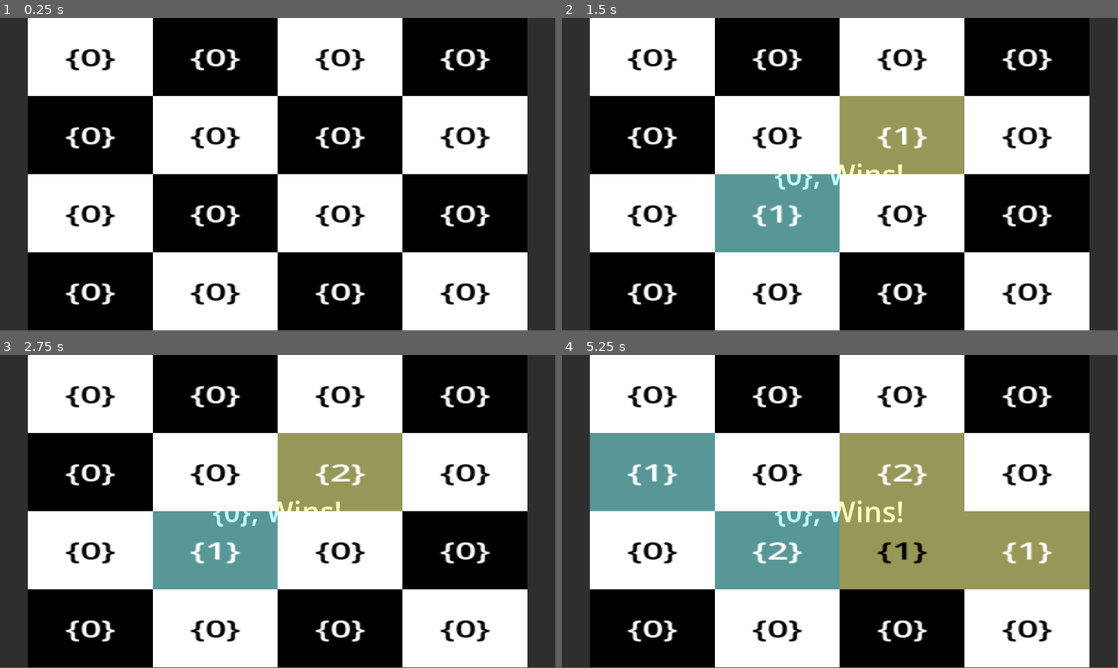
Above: before the commit, frames 1-4 (two rows, left to right).
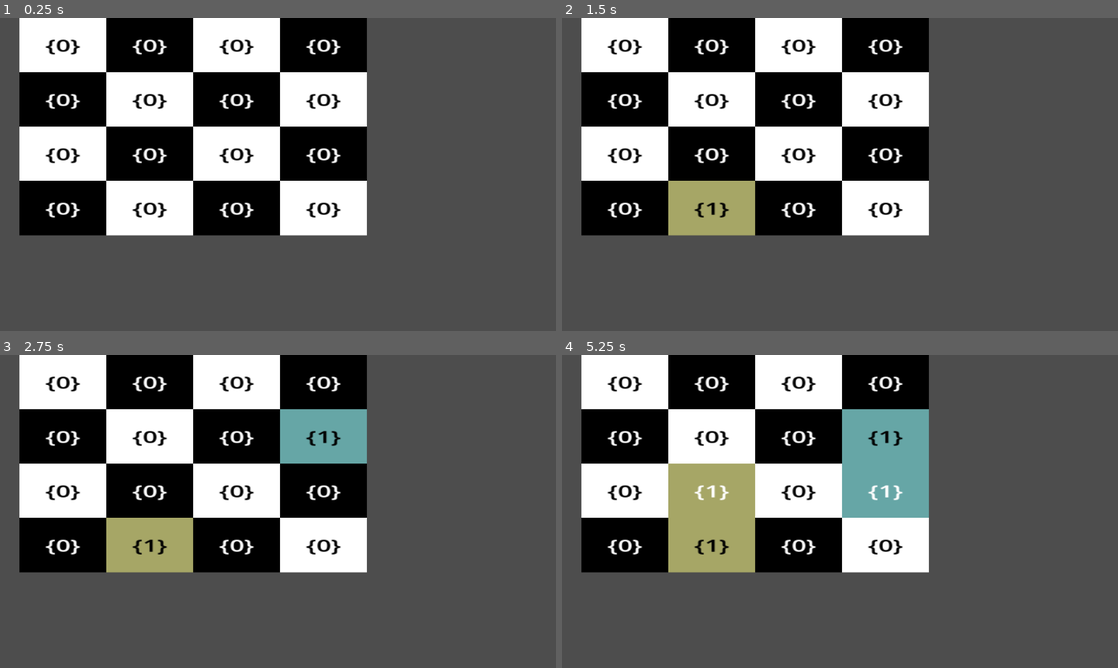
Above: after the commit, the same moments.

Repository: justAbhi77/Chain_Reaction
Game: Godot game, scene res://Scenes/root.tscn
Same seed, same stepped clock (60 frames per second), same inputs: the game is played once before the commit and once after it.
Inputs (mouse positions are in pixels of both pictures, inside the frame that each line leads up to):
- Up to frame 1 (0.25 s): no input
- Up to frame 2 (1.5 s): tap Enter at 0.5 s; move the mouse to (962, 158) at 0.52 s; click (962, 158) at 0.67 s; tap Space at 1.25 s; move the mouse to (728, 190) at 1.27 s; click (728, 190) at 1.42 s
- Up to frame 3 (2.75 s): tap Enter at 2 s; move the mouse to (333, 442) at 2.02 s; click (333, 442) at 2.17 s
- Up to frame 4 (5.25 s): tap Space at 2.75, 4.25 s; move the mouse to (812, 574) at 2.77 s; click (812, 574) at 2.92 s; tap Enter at 3.5 s; move the mouse to (1006, 558) at 3.52 s; click (1006, 558) at 3.67 s; move the mouse to (673, 464) at 4.27 s; click (673, 464) at 4.42 s; move the mouse to (867, 511) at 5.02 s; click (867, 511) at 5.17 s
In our replay, the window is 799x449 before the commit and 800x450 after it. These sizes can differ from the game's own. Grey fills any space a smaller window leaves; there, only what the larger window draws over its background counts as a difference.

The runs differ from the first frame. In frame 1, 79% of the frame differs, in the area x 0-100%, y 0-100%; in frame 2, 85%; in frame 3, 86%; in frame 4, 91%.

Commit message:
Final polish.

Diff:
--- a/Scenes/WinScreen.tscn
+++ b/Scenes/WinScreen.tscn
@@ -9,14 +9,11 @@
 grow_vertical = 2
 
 [node name="Panel" type="Panel" parent="."]
+process_mode = 3
 layout_mode = 1
 anchors_preset = 15
 anchor_right = 1.0
 anchor_bottom = 1.0
-offset_left = -200.0
-offset_top = -200.0
-offset_right = 200.0
-offset_bottom = 200.0
 grow_horizontal = 2
 grow_vertical = 2
 
--- a/Scenes/WinScreen2.tscn
+++ /dev/null
@@ -1,34 +0,0 @@
-[gd_scene format=3 uid="uid://btvuoufb2yrnd"]
-
-[node name="Control" type="Control"]
-layout_mode = 3
-anchors_preset = 15
-anchor_right = 1.0
-anchor_bottom = 1.0
-grow_horizontal = 2
-grow_vertical = 2
-size_flags_horizontal = 4
-size_flags_vertical = 4
-
-[node name="ColorRect" type="ColorRect" parent="."]
-layout_mode = 1
-anchors_preset = 15
-anchor_right = 1.0
-anchor_bottom = 1.0
-grow_horizontal = 2
-grow_vertical = 2
-color = Color(0, 0, 0, 0.588235)
-
-[node name="Label" type="Label" parent="."]
-layout_mode = 1
-anchors_preset = 14
-anchor_top = 0.5
-anchor_right = 1.0
-anchor_bottom = 0.5
-offset_top = -11.5
-offset_bottom = 43.5
-grow_horizontal = 2
-grow_vertical = 2
-text = "Player Wins!"
-horizontal_alignment = 1
-vertical_alignment = 1
--- a/Scenes/root.tscn
+++ b/Scenes/root.tscn
@@ -10,5 +10,7 @@
 wait_time = 0.7
 
 [node name="WinScreen" parent="." instance=ExtResource("2_kqpmq")]
+visible = false
+z_index = 100
 offset_right = 1152.0
 offset_bottom = 648.0
--- a/Scripts/Screen_Res.gd
+++ b/Scripts/Screen_Res.gd
@@ -223,8 +223,8 @@
 		RoundWon = false
 		return
 	RoundWon = true
-	var Wininstance = WinScreen.instantiate()
-	Wininstance.position = boardCenter
+	var Wininstance = $WinScreen
+	Wininstance.visible = true
 	if redCells >0:
 		print("Red Wins")
 		Wininstance.get_node("Panel/Label").text = "Red Wins!"
--- a/project.godot
+++ b/project.godot
@@ -15,6 +15,10 @@
 config/features=PackedStringArray("4.1", "Forward Plus")
 config/icon="res://img/icon.svg"
 
+[display]
+
+window/stretch/mode="viewport"
+
 [dotnet]
 
 project/assembly_name="Chain_Reaction"
